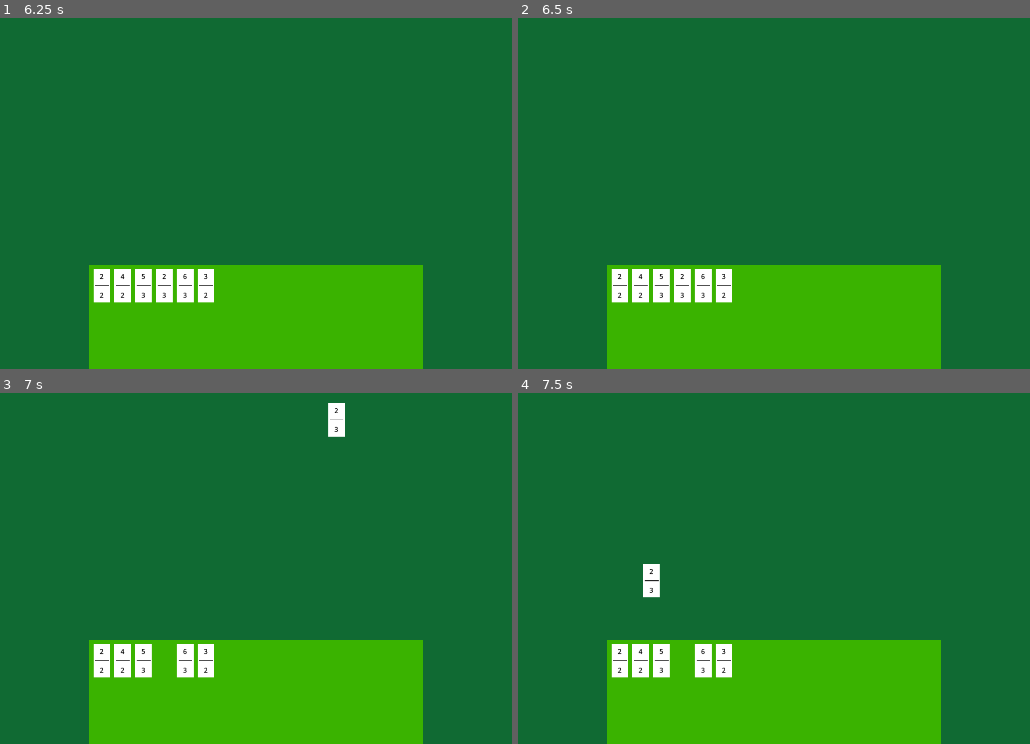
Above: before the commit, frames 1-4 (two rows, left to right).
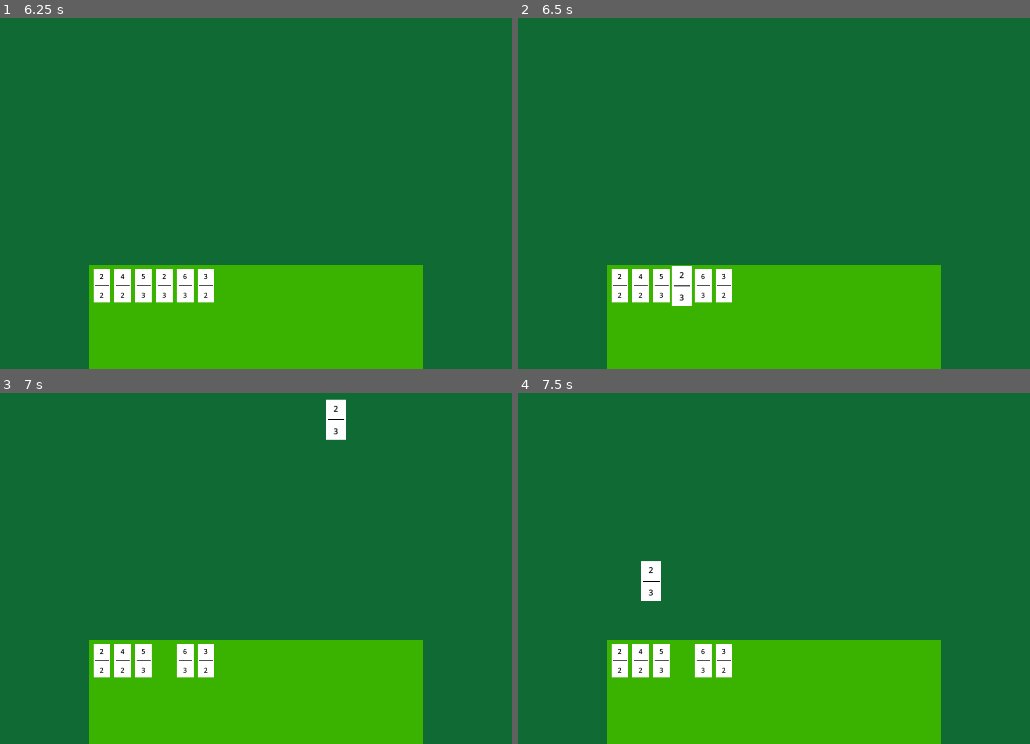
Above: after the commit, the same moments.

Repository: gitAdrianK/GodotCodeAlong
Game: Godot game, scene res://game.tscn
Same seed, same stepped clock (60 frames per second), same inputs: the game is played once before the commit and once after it.
Inputs (mouse positions are in pixels of both pictures, inside the frame that each line leads up to):
- Up to frame 1 (6.25 s): tap Enter at 0.5, 2, 3.5 s; drag from (102, 284) to (337, 46) at 0.52 s; tap Space at 1.25, 2.75, 4.25 s; drag from (122, 284) to (215, 235) at 1.27 s; move the mouse to (143, 284) at 2.02 s; click (143, 284) at 2.17 s; drag from (163, 284) to (15, 77) at 2.77 s; drag from (184, 284) to (296, 144) at 3.52 s; drag from (204, 284) to (138, 32) at 4.27 s; move the mouse to (296, 144) at 5.02 s; click (296, 144) at 5.17 s; drag from (138, 32) to (163, 284) at 5.77 s
- Up to frame 2 (6.5 s): no input
- Up to frame 3 (7 s): drag from (163, 659) to (337, 421) at 6.52 s
- Up to frame 4 (7.5 s): drag from (615, 540) to (722, 659) at 7.27 s

Frame 1 is identical in both runs. In frame 2, 0.2% of the frame differs, in the area x 29-34%, y 70-83%; in frame 3, 0.2%; in frame 4, 0.2%.

Commit message:
I'm canning this project

Diff:
--- a/coursor.gd
+++ b/coursor.gd
@@ -1,20 +1,34 @@
 class_name Coursor
 extends Control
 
-var _offset
+@onready var held_domino = $HeldDomino
 
 
-func _process(_delta):
-	if get_child_count() == 0:
+func _physics_process(_delta):
+	if held_domino.get_child_count() == 0:
 		return
-	var coursor_pos = get_viewport().get_mouse_position()
-	get_child(0).set_position(coursor_pos + _offset)
+	var coursor_pos = get_global_mouse_position()
+	var domino : Domino = held_domino.get_child(0)
+	var half_x = domino.size.x / 2
+	var half_y = domino.size.y / 2
+	domino.position = coursor_pos - Vector2(half_x, half_y)
+
+func _input(event):
+	if held_domino.get_child_count() == 0:
+		return
+	if not event is InputEventMouseButton:
+		return
+	if not event.is_pressed():
+		return
+	if event.button_index == MOUSE_BUTTON_MASK_RIGHT:
+		var domino : Domino = held_domino.get_child(0)
+		domino.rotation_degrees = domino.rotation_degrees + 90
 
 
 func add_domino_to_coursor(domino : Domino):
-	domino.reparent(self)
+	domino.reparent(held_domino)
 	domino.connect("domino_released", _remove_domino_from_coursor)
-	_offset = domino.get_screen_position() - get_viewport().get_mouse_position()
+	domino.scale = Vector2(1.2, 1.2)
 
 
 func _remove_domino_from_coursor(domino : Domino):
@@ -22,3 +36,5 @@
 	var game_node : Game = get_tree().get_root().get_child(0)
 	var playingfield : Playingfield = game_node.playingfield
 	playingfield.add_domino_to_playingfield(domino)
+	domino.disconnect("domino_released", _remove_domino_from_coursor)
+	domino.scale = Vector2(1, 1)
--- a/coursor.tscn
+++ b/coursor.tscn
@@ -6,3 +6,5 @@
 layout_mode = 3
 anchors_preset = 0
 script = ExtResource("1_hs0d3")
+
+[node name="HeldDomino" type="Node" parent="."]
--- a/domino.tscn
+++ b/domino.tscn
@@ -10,7 +10,7 @@
 anchors_preset = 0
 offset_right = 40.0
 offset_bottom = 80.0
-pivot_offset = Vector2(25, 45)
+pivot_offset = Vector2(20, 40)
 mouse_filter = 2
 script = ExtResource("1_q36dc")
 
--- a/playingfield.tscn
+++ b/playingfield.tscn
@@ -5,4 +5,5 @@
 [node name="Playingfield" type="Control"]
 layout_mode = 3
 anchors_preset = 0
+mouse_filter = 2
 script = ExtResource("1_7xurm")
